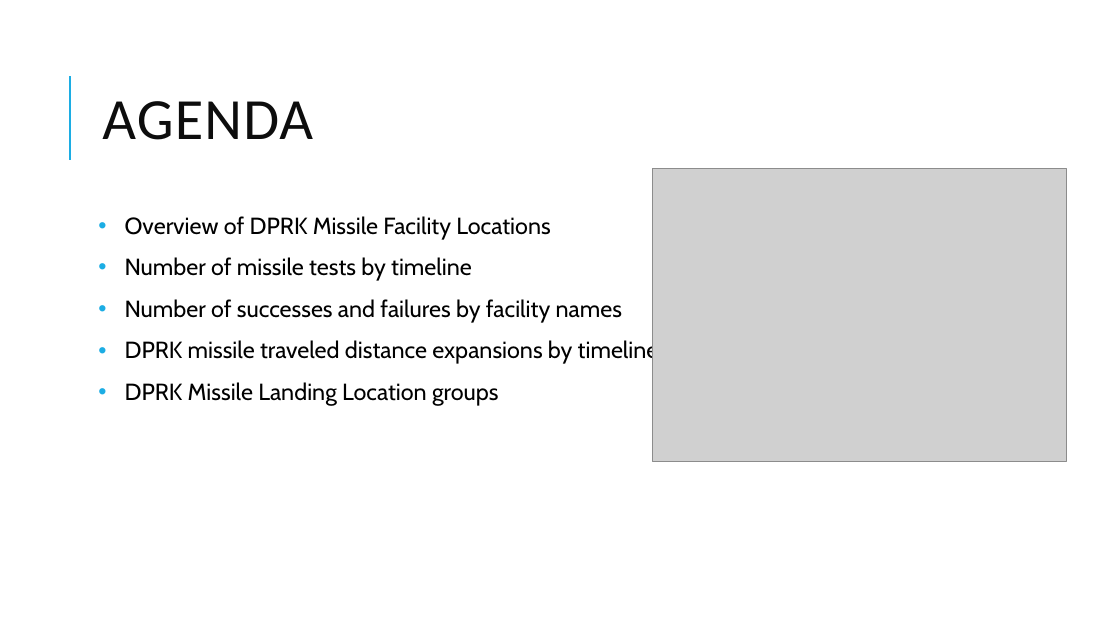
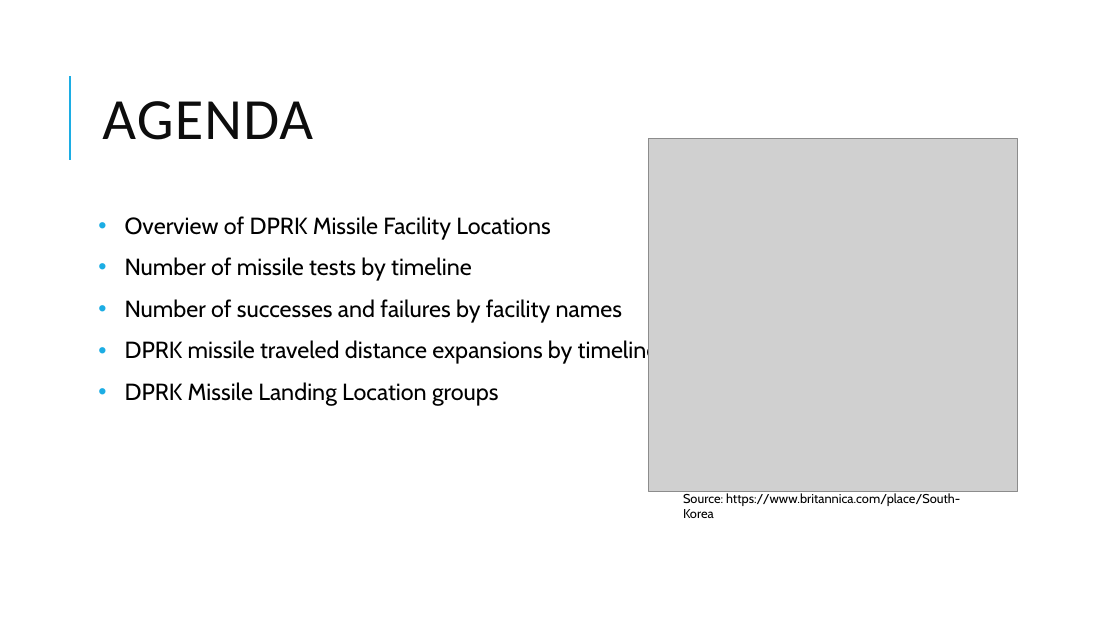
Before and after one commit to mesege1/dprk_missile_stats, a slide deck: slide 3 of ppt/North Korean Missile testing.pptx. Drawn at 1120x630 pixels with LibreOffice and Linux fonts; fonts in the diff are those of the drawing; grey boxes stand for pictures. Boxes give left, top, right and bottom in pixels: in the first picture for what was removed or moved away, otherwise in the second. Text is boxed around its words. In the diff, an @@ line names an element or a change of style, - is before the commit and + after.

```diff
--- a/ppt/North Korean Missile testing.pptx
+++ b/ppt/North Korean Missile testing.pptx
@@ picture: place and size @@
-picture at box(653, 169, 1067, 462)
+picture at box(649, 139, 1017, 492)
@@ text added at box(683, 493, 960, 518), 11 pt, text #000000 @@
+Source: https://www.britannica.com/place/South-Korea
```
Also in this commit, not shown: 1 other slide changed, 2 other files.
